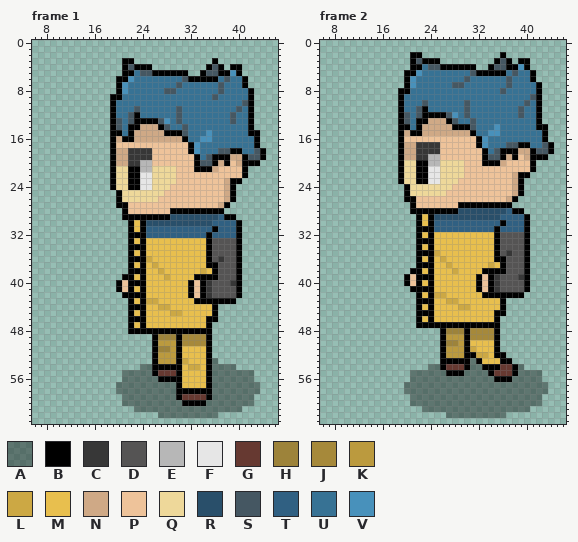
Two versions of one pixel-art file, aseprite/player-base/walk_left.aseprite. Above, as it was before the edit.
64x64 pixels, 6 frames. Shown: frame 1: x 6..46, y 0..63; frame 2: x 6..46, y 0..63. The commit also changed other frames, which this record leaves out.
Visible layers, top first: "Layer 2", "Layer 3" opacity 38%.
Palette (. is transparent): A #00000060  B #000000  C #373737  D #555454  E #b7b7b7  F #e6e6e6  G #663931  H #9d833a  J #a6893a  K #bb9a3e  L #cca844  M #e8bf4e  N #cfa986  P #eec39a  Q #eed89a  R #294f6a  S #455762  T #306082  U #377294  V #4891bb
Pixels before, frame 1 (only the part around the change), first column x 6:
23 .............BQQBBFFQQQQPPPPPPPPNBB......
24 .............BQQBBFFQQQPPPPPPPPPNB.......
25 ..............BQQQQQQQPPPPPPPPPPNB.......
26 ..............BQQQQQQPPPPPPPPPPPNB.......
27 ..............BBPPPPPPPPPPPPPPPNB........
28 ...............BPPPPPPPBBBBBBBBB.........
29 ...............BBBBBBBBRRRRRRRRTBB.......
30 ................BMBRRRRRRRRRRRTTTTB......
31 ................BMBTTTTTTTTTTTBTTTB......
32 ................BBBTTTTTTTTTTBTTTTB......
33 ................BMBMMMMMMMMMMBDDDDB......
34 ................BBBMMMMMMMMMMBDDDDB......
35 ................BMBMMMMMMMMMMBDDDDB......
36 ................BBBLMMMMMMMMMBDCDDB......
37 ................BMBMLMMMMMMMMBBDDDB......
38 ................BBBMMLMMMMMMLMBDDDB......
39 ...............BBMBMMMLMMMMBBBBDDDB......
40 ..............BPBBBMMMMMMMBPBCDDDCB......
41 ..............BPBMBMMMMMMMBPBCDDDDB......
42 ...............BBBBMMMMMMMBPBCDDDDB......
43 ................BMBLLMMMMMMBBBBBBB.......
44 ................BBBMMLLMMMMMMMB..........
45 ................BMBMMMMLLMMMMMB..........
46 ................BBBMMMMMMMMMMBB..........
47 ................BMBMMMMMMMMMMB...........
48 ................BBBBBBBBBBBBBB...........
49 ....................BHHHBJJJJB...........
50 ....................BKKKBJJJJB...........
51 ....................BHHKBMMMMB...........
52 ....................BKKKBMMMMB...........
53 ....................BKKKBLMMMBA..........
54 ..................AABBBBBMLLMBAAAA.......
55 ...............AAAAABGGGBMMMMBAAAAAAA....
56 ...............AAAAAABBBBMMMMBAAAAAAA....
57 ..............AAAAAAAAAABMMMMBAAAAAAAA...
58 ..............AAAAAAAAAABBBBBBAAAAAAAA...
59 ...............AAAAAAAAABGGGGBAAAAAAA....
Pixels before, frame 2 (only the part around the change), first column x 6:
28 ...............BBBBBBBBRRRRRRRRTBB.......
29 ................BMBRRRRRRRRRRRTTTTB......
30 ................BMBTTTTTTTTTTTBTTTB......
31 ................BBBTTTTTTTTTTBTTTTB......
32 ................BMBMMMMMMMMMMBDDDDB......
33 ................BBBMMMMMMMMMMBDDDDB......
34 ................BMBMMMMMMMMMMBDDDDB......
35 ................BBBLMMMMMMMMMBDCDDB......
36 ................BMBMLMMMMMMMMBBDDDB......
37 ................BBBMMLMMMMMMLMBDDDB......
38 ...............BBMBMMMLMMMMBBBBDDDB......
39 ..............BPBBBMMMMMMMBPBCDDDCB......
40 ..............BPBMBMMMMMMMBPBCDDDDB......
41 ...............BBBBMMMMMMMBPBCDDDDB......
42 ................BMBLLMMMMMMBBBBBBB.......
43 ................BBBMMLLMMMMMMMB..........
44 ................BMBMMMMLLMMMMMB..........
45 ................BBBMMMMMMMMMMBB..........
46 ................BMBMMMMMMMMMMB...........
47 ................BBBBBBBBBBBBBB...........
48 ....................BHHHBJJJJB...........
49 ....................BKKKBJJJJB...........
50 ....................BHHKBMMMMB...........
51 ....................BKKKBLMMMB...........
52 ....................BKKKBBLLMBB..........
53 ....................BBBBBABMMMBB.........
54 ..................AABGGGBAABBBGGBA.......
55 ...............AAAAAABBBAAAABGGGBAAAA....
56 ...............AAAAAAAAAAAAAABBBAAAAA....
57 ..............AAAAAAAAAAAAAAAAAAAAAAAA...
Now the later version:
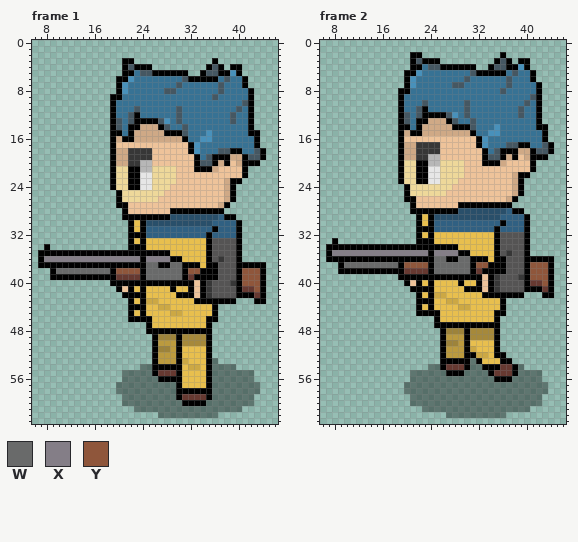
Colours new in this view: W #696a6a  X #847e87  Y #8f563b
Difference:
layer "Player" added
layer "Shotgun" added
layer "Layer 2" removed
Frame 1:
y 34: x 8 . -> B
y 35: x 7..21 ............... -> BBBBBBBBBBBBBBB; x 23 M -> B; x 25..28 MMMM -> BBBB
y 36: x 7..23 ...............BB -> BXXXXXXXXXXXXXXXX; x 25..30 LMMMMM -> XXXXBB
y 37: x 7..21 ............... -> BBBBBBBBBBBBBBB; x 23 M -> B; x 25..33 MLMMMMMMM -> WWBBWWBBB; x 41..44 .... -> BBBB
y 38: x 9..23 .............BB -> BWWWWWWWWWBYYYY; x 25..35 MMLMMMMMMLM -> WWWWWWBYYBB; x 41..44 .... -> YYYB
y 39: x 9..23 ............BBM -> BBBBBBBBBBBGGGG; x 25..32 MMMLMMMM -> WWWWWWBG; x 41..44 .... -> YYYB
y 40: x 19 . -> B; x 21 P -> B; x 25..31 MMMMMMM -> BBBBBBB; x 41..44 .... -> YYYB
y 41: x 29 M -> B; x 41..44 .... -> GGYB
y 42: x 30..31 MM -> BB; x 41..44 .... -> BBGB
y 43: x 43..44 .. -> BB
y 46: x 25 M -> B
y 47: x 22..25 BMBM -> ...B
y 48: x 22..24 BBB -> ...
Frame 2:
y 33: x 8 . -> B
y 34: x 7..21 ............... -> BBBBBBBBBBBBBBB; x 23 M -> B; x 25..28 MMMM -> BBBB
y 35: x 7..23 ...............BB -> BXXXXXXXXXXXXXXXX; x 25..30 LMMMMM -> XXXXBB
y 36: x 7..21 ............... -> BBBBBBBBBBBBBBB; x 23 M -> B; x 25..33 MLMMMMMMM -> WWBBWWBBB; x 41..44 .... -> BBBB
y 37: x 9..23 .............BB -> BWWWWWWWWWBYYYY; x 25..35 MMLMMMMMMLM -> WWWWWWBYYBB; x 41..44 .... -> YYYB
y 38: x 9..23 ............BBM -> BBBBBBBBBBBGGGG; x 25..32 MMMLMMMM -> WWWWWWBG; x 41..44 .... -> YYYB
y 39: x 19 . -> B; x 21 P -> B; x 25..31 MMMMMMM -> BBBBBBB; x 41..44 .... -> YYYB
y 40: x 29 M -> B; x 41..44 .... -> GGYB
y 41: x 30..31 MM -> BB; x 41..44 .... -> BBGB
y 42: x 43..44 .. -> BB
y 45: x 25 M -> B
y 46: x 22..25 BMBM -> ...B
y 47: x 22..24 BBB -> ...
